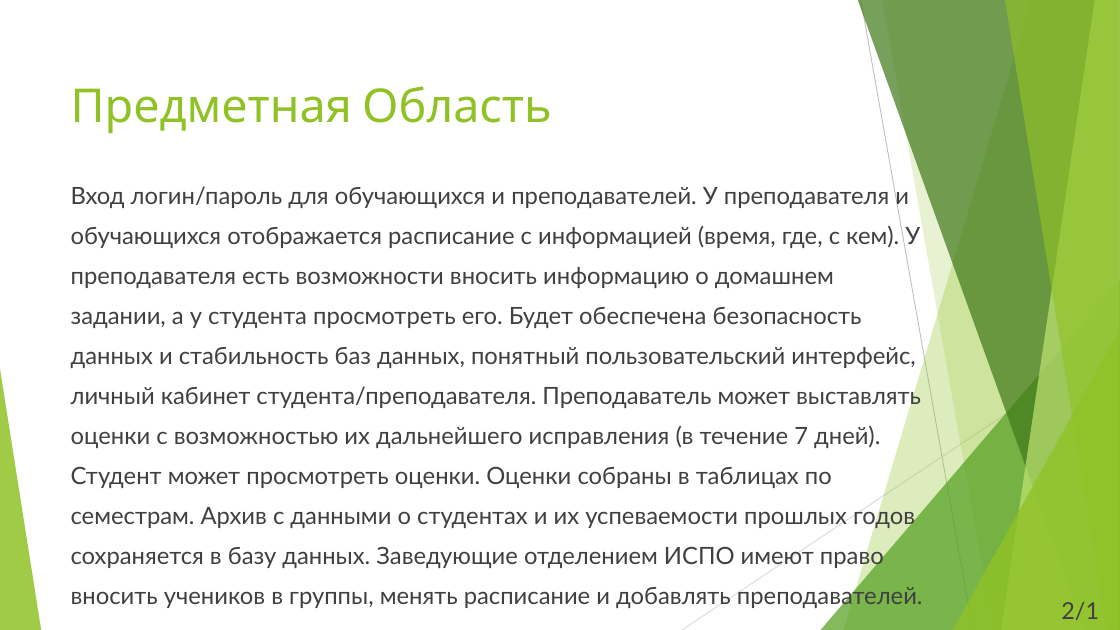
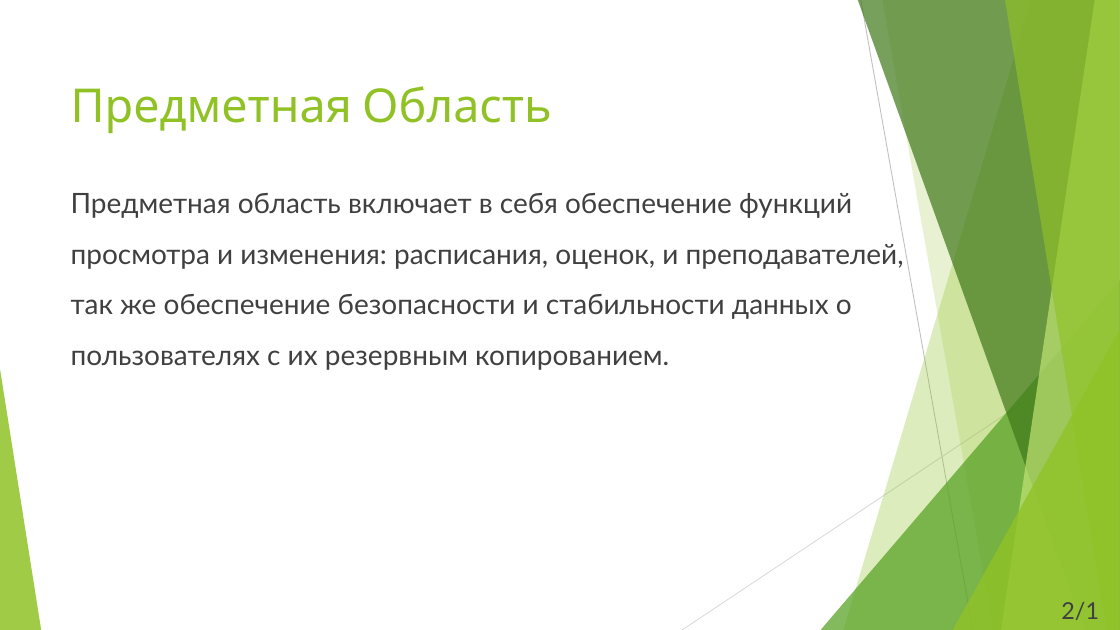
Before and after one commit to AlfaToad/MDK, a slide deck: slide 2 of documents/Электроный Дневник Политеха.pptx. Drawn at 1120x630 pixels with LibreOffice and Linux fonts; fonts in the diff are those of the drawing. Boxes give left, top, right and bottom in pixels: in the first picture for what was removed or moved away, otherwise in the second. Text is boxed around its words. In the diff, an @@ line names an element or a change of style, - is before the commit and + after.

```diff
--- a/documents/Электроный Дневник Политеха.pptx
+++ b/documents/Электроный Дневник Политеха.pptx
@@ text at (71, 193, 904, 370): text changed; size 20.4 to 24 pt @@
-Вход логин/пароль для обучающихся и преподавателей. У преподавателя и обучающихся отображается расписание с информацией (время, где, с кем). У преподавателя есть возможности вносить информацию о домашнем задании, а у студента просмотреть его. Будет обеспечена безопасность данных и стабильность баз данных, понятный пользовательский интерфейс, личный кабинет студента/преподавателя. Преподаватель может выставлять оценки с возможностью их дальнейшего исправления (в течение 7 дней). Студент может просмотреть оценки. Оценки собраны в таблицах по семестрам. Архив с данными о студентах и их успеваемости прошлых годов сохраняется в базу данных. Заведующие отделением ИСПО имеют право вносить учеников в группы, менять расписание и добавлять преподавателей.
+Предметная область включает в себя обеспечение функций просмотра и изменения: расписания, оценок, и преподавателей, так же обеспечение безопасности и стабильности данных о пользователях с их резервным копированием.
```
Also in this commit, not shown: 4 other slides changed, 1 slide added, 1 slide removed, 3 other files.
